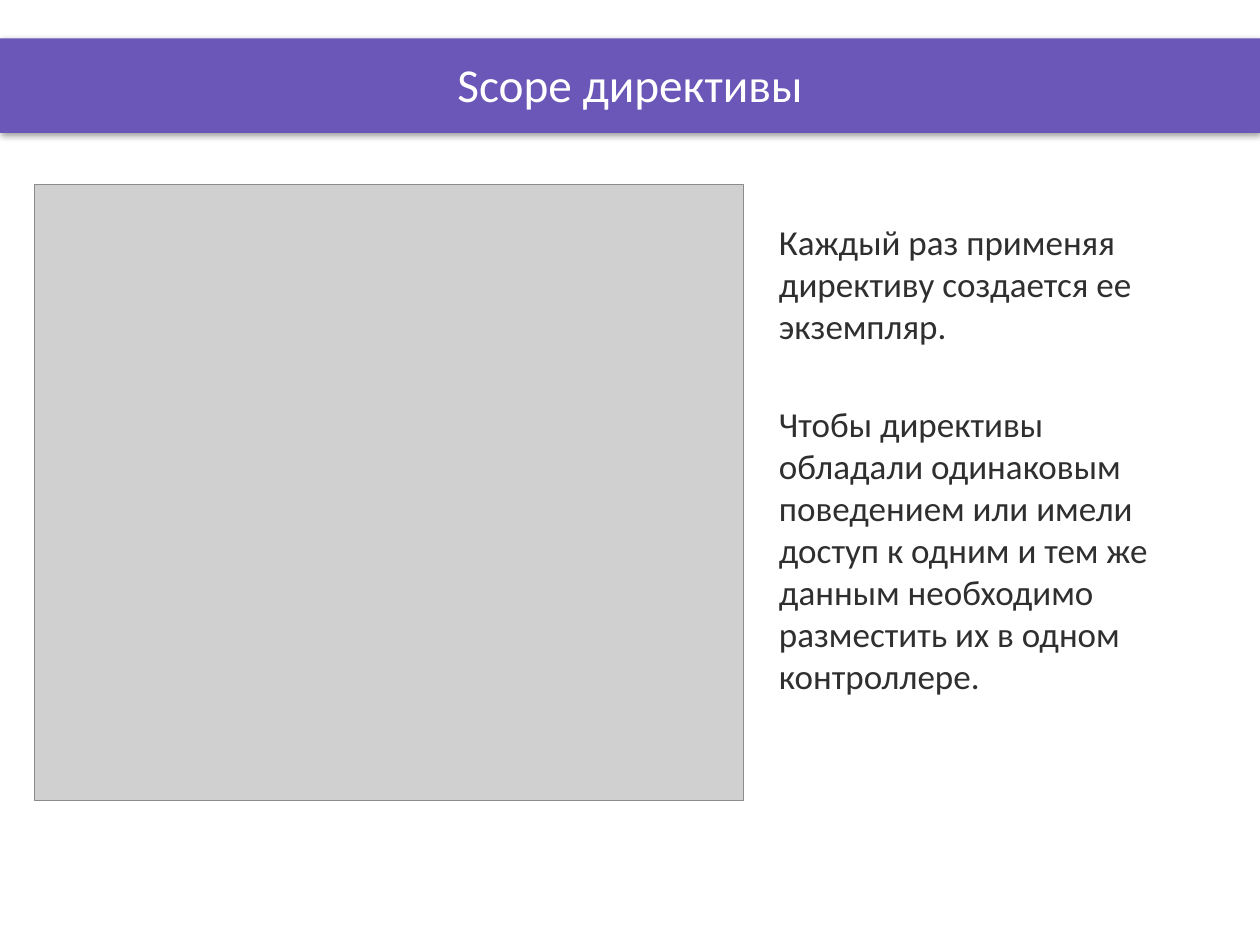
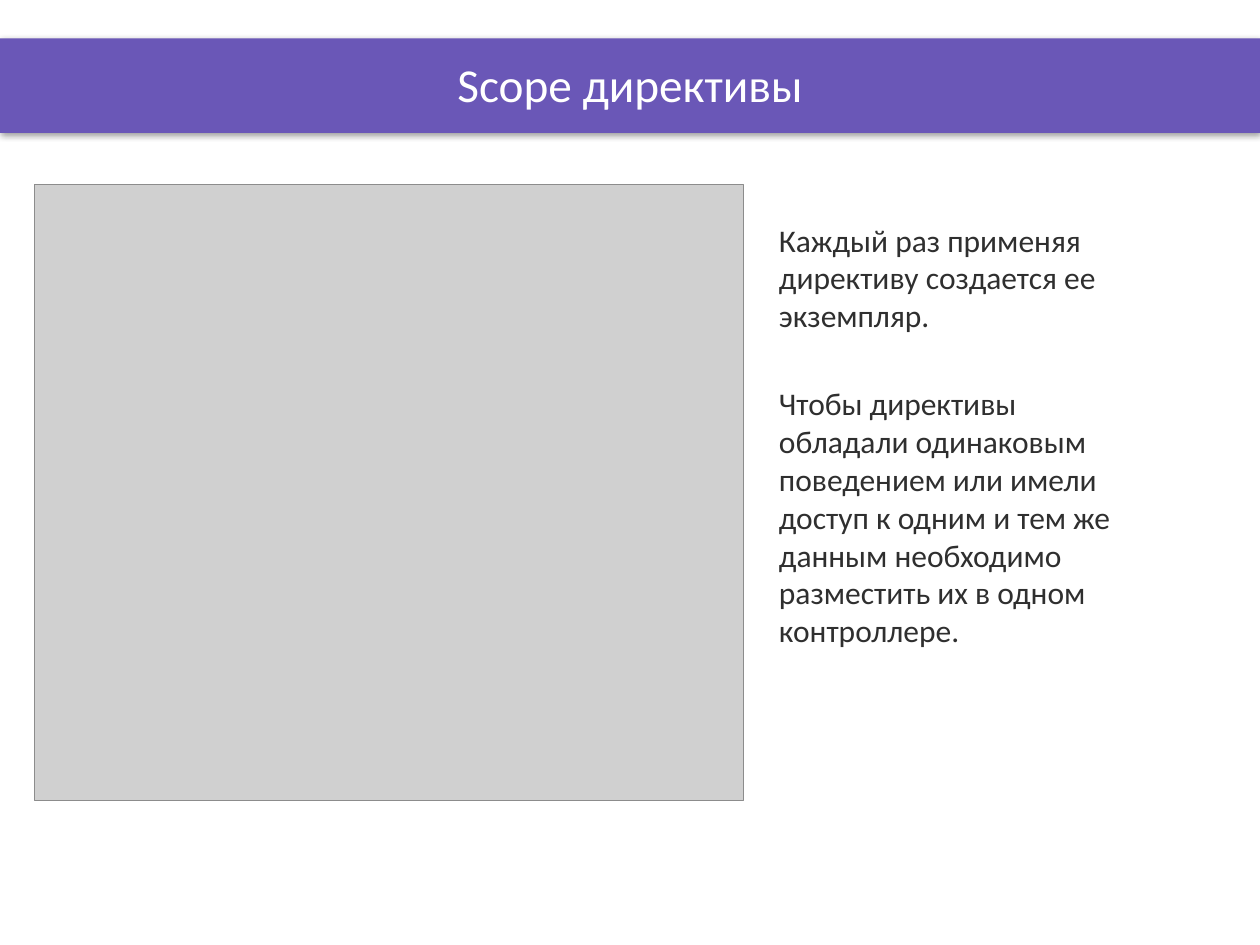
Before and after one commit to DinamickaDevelopment/ignite, a slide deck: slide 6 of AngularJS/lesson_17/Presentation/Directives_1.pptx. Drawn at 1260x945 pixels with LibreOffice and Linux fonts; fonts in the diff are those of the drawing; grey boxes stand for pictures; background and template pictures are left out. Boxes give left, top, right and bottom in pixels: in the first picture for what was removed or moved away, otherwise in the second. Text is boxed around its words. In the diff, an @@ line names an element or a change of style, - is before the commit and + after.

```diff
--- a/AngularJS/lesson_17/Presentation/Directives_1.pptx
+++ b/AngularJS/lesson_17/Presentation/Directives_1.pptx
@@ text "Каждый раз применяя директиву создается ..." at (x1=779, y1=230, x2=1110, y2=647): size 20 to 18 pt @@
```
Also in this commit, not shown: 2 other slides changed, 11 other files.
